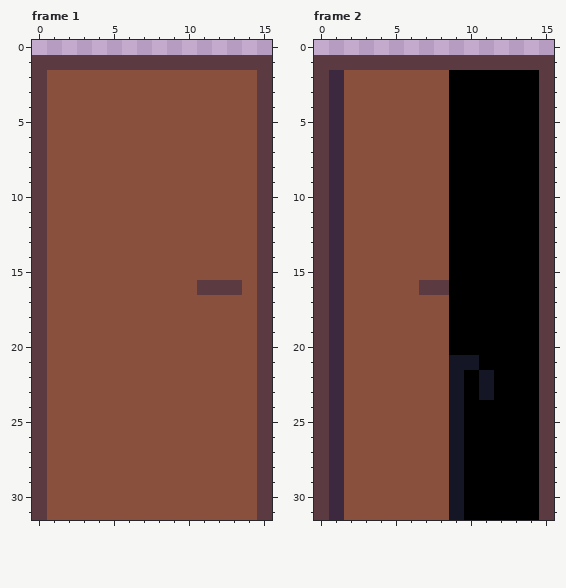
One commit to this pixel-art file: Assets/Staircase/Staircase.ase. The picture above was drawn from the file before the commit.
16x32 pixels, 3 frames. Shown: frame 1, frame 2.
And afterwards:
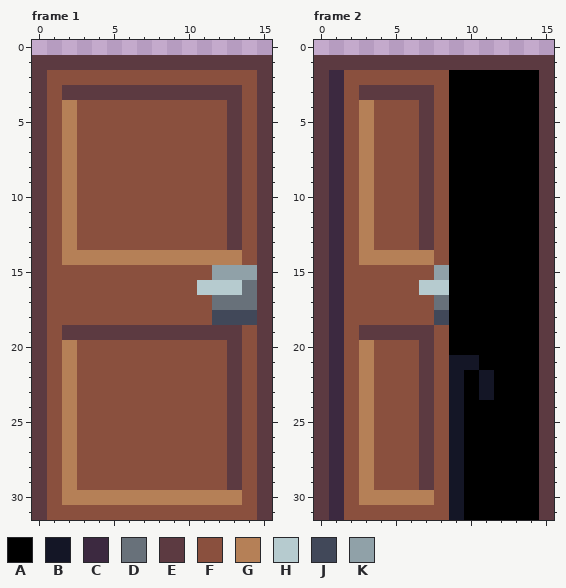
Palette (. is transparent): A #000000  B #141626  C #3c2940  D #68717a  E #5c3a41  F #8a503e  G #b58057  H #b6cbcf  J #414859  K #90a1a8
Diff:
--- frame 1
@@ x 0..15 @@
  2 EFFFFFFFFFFFFFFE
- 3 EFFFFFFFFFFFFFFE
- 4 EFFFFFFFFFFFFFFE
- 5 EFFFFFFFFFFFFFFE
- 6 EFFFFFFFFFFFFFFE
- 7 EFFFFFFFFFFFFFFE
- 8 EFFFFFFFFFFFFFFE
- 9 EFFFFFFFFFFFFFFE
-10 EFFFFFFFFFFFFFFE
-11 EFFFFFFFFFFFFFFE
-12 EFFFFFFFFFFFFFFE
-13 EFFFFFFFFFFFFFFE
-14 EFFFFFFFFFFFFFFE
-15 EFFFFFFFFFFFFFFE
-16 EFFFFFFFFFFEEEFE
-17 EFFFFFFFFFFFFFFE
-18 EFFFFFFFFFFFFFFE
-19 EFFFFFFFFFFFFFFE
-20 EFFFFFFFFFFFFFFE
-21 EFFFFFFFFFFFFFFE
-22 EFFFFFFFFFFFFFFE
-23 EFFFFFFFFFFFFFFE
-24 EFFFFFFFFFFFFFFE
-25 EFFFFFFFFFFFFFFE
-26 EFFFFFFFFFFFFFFE
-27 EFFFFFFFFFFFFFFE
-28 EFFFFFFFFFFFFFFE
-29 EFFFFFFFFFFFFFFE
-30 EFFFFFFFFFFFFFFE
+ 3 EFEEEEEEEEEEEEFE
+ 4 EFGFFFFFFFFFFEFE
+ 5 EFGFFFFFFFFFFEFE
+ 6 EFGFFFFFFFFFFEFE
+ 7 EFGFFFFFFFFFFEFE
+ 8 EFGFFFFFFFFFFEFE
+ 9 EFGFFFFFFFFFFEFE
+10 EFGFFFFFFFFFFEFE
+11 EFGFFFFFFFFFFEFE
+12 EFGFFFFFFFFFFEFE
+13 EFGFFFFFFFFFFEFE
+14 EFGGGGGGGGGGGGFE
+15 EFFFFFFFFFFFKKKE
+16 EFFFFFFFFFFHHHDE
+17 EFFFFFFFFFFFDDDE
+18 EFFFFFFFFFFFJJJE
+19 EFEEEEEEEEEEEEFE
+20 EFGFFFFFFFFFFEFE
+21 EFGFFFFFFFFFFEFE
+22 EFGFFFFFFFFFFEFE
+23 EFGFFFFFFFFFFEFE
+24 EFGFFFFFFFFFFEFE
+25 EFGFFFFFFFFFFEFE
+26 EFGFFFFFFFFFFEFE
+27 EFGFFFFFFFFFFEFE
+28 EFGFFFFFFFFFFEFE
+29 EFGFFFFFFFFFFEFE
+30 EFGGGGGGGGGGGGFE
 31 EFFFFFFFFFFFFFFE
--- frame 2
@@ x 1..10 @@
  2 CFFFFFFFAA
- 3 CFFFFFFFAA
- 4 CFFFFFFFAA
- 5 CFFFFFFFAA
- 6 CFFFFFFFAA
- 7 CFFFFFFFAA
- 8 CFFFFFFFAA
- 9 CFFFFFFFAA
-10 CFFFFFFFAA
-11 CFFFFFFFAA
-12 CFFFFFFFAA
-13 CFFFFFFFAA
-14 CFFFFFFFAA
-15 CFFFFFFFAA
-16 CFFFFFEEAA
-17 CFFFFFFFAA
-18 CFFFFFFFAA
-19 CFFFFFFFAA
-20 CFFFFFFFAA
-21 CFFFFFFFBB
-22 CFFFFFFFBA
-23 CFFFFFFFBA
-24 CFFFFFFFBA
-25 CFFFFFFFBA
-26 CFFFFFFFBA
-27 CFFFFFFFBA
-28 CFFFFFFFBA
-29 CFFFFFFFBA
-30 CFFFFFFFBA
+ 3 CFEEEEEFAA
+ 4 CFGFFFEFAA
+ 5 CFGFFFEFAA
+ 6 CFGFFFEFAA
+ 7 CFGFFFEFAA
+ 8 CFGFFFEFAA
+ 9 CFGFFFEFAA
+10 CFGFFFEFAA
+11 CFGFFFEFAA
+12 CFGFFFEFAA
+13 CFGFFFEFAA
+14 CFGGGGGFAA
+15 CFFFFFFKAA
+16 CFFFFFHHAA
+17 CFFFFFFDAA
+18 CFFFFFFJAA
+19 CFEEEEEFAA
+20 CFGFFFEFAA
+21 CFGFFFEFBB
+22 CFGFFFEFBA
+23 CFGFFFEFBA
+24 CFGFFFEFBA
+25 CFGFFFEFBA
+26 CFGFFFEFBA
+27 CFGFFFEFBA
+28 CFGFFFEFBA
+29 CFGFFFEFBA
+30 CFGGGGGFBA
 31 CFFFFFFFBA
Pixel boxes of the changes (left, top, right, bottom) in both pictures:
changed: (62, 85, 257, 505)
changed: (359, 85, 449, 505)
